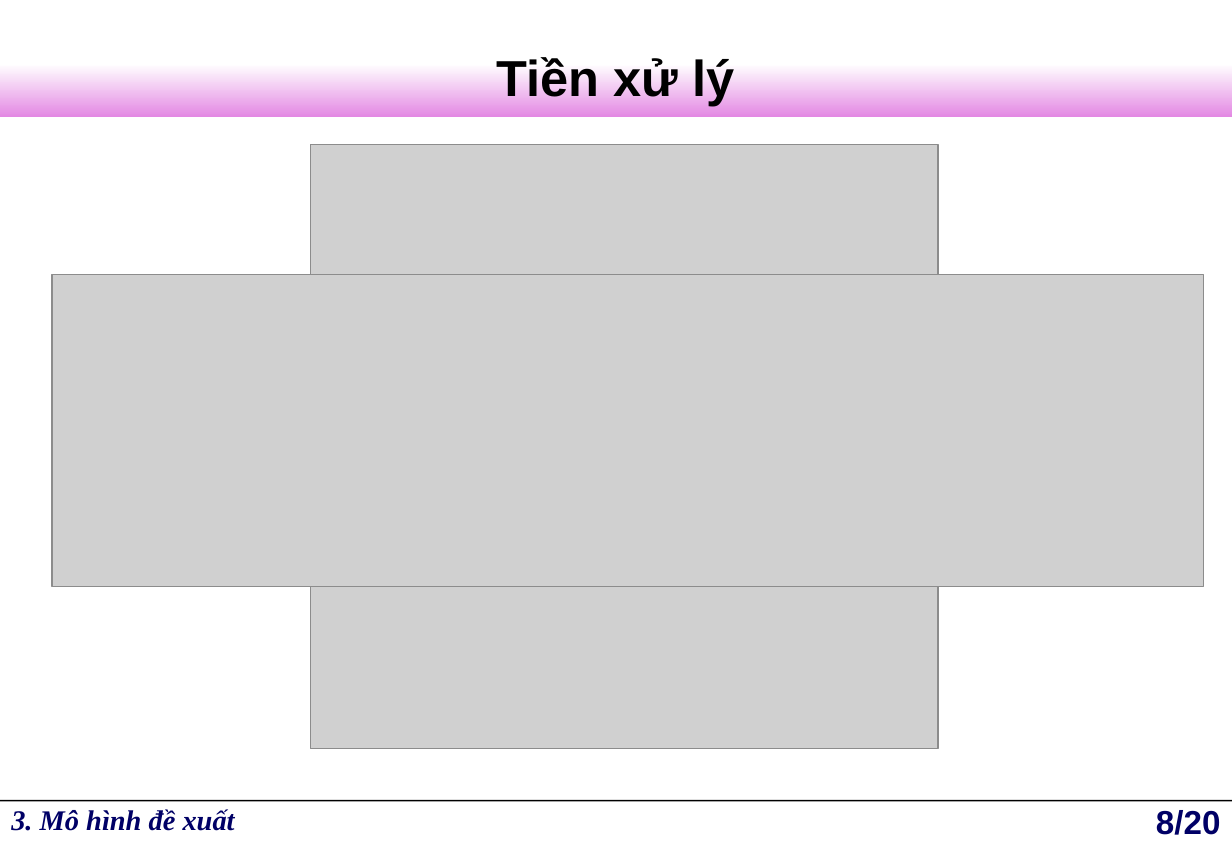
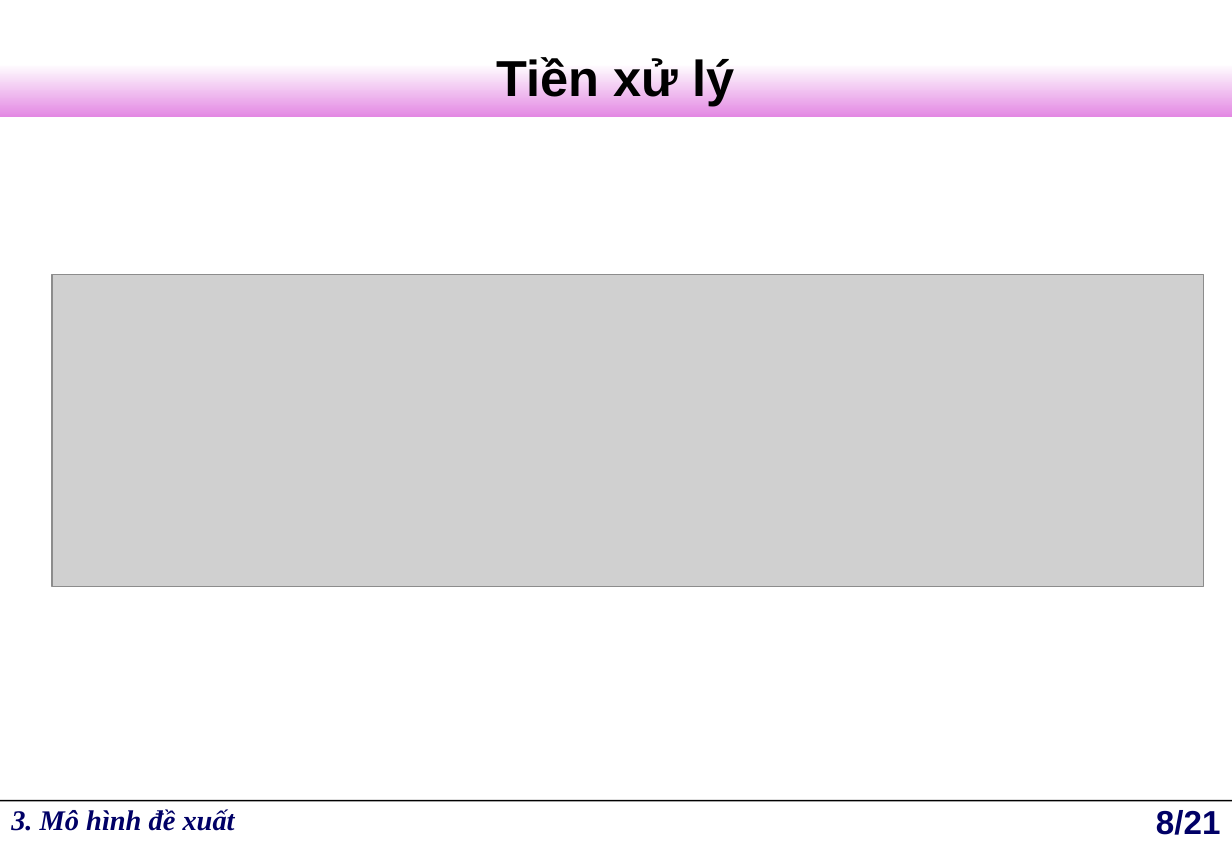
Before and after one commit to darian68/lv, a slide deck: slide 8 of Bao_Cao_Luan_Van.ppt. Drawn at 1232x853 pixels with LibreOffice and Linux fonts; fonts in the diff are those of the drawing; grey boxes stand for pictures; background and template pictures are left out. Boxes give left, top, right and bottom in pixels: in the first picture for what was removed or moved away, otherwise in the second. Text is boxed around its words. In the diff, an @@ line names an element or a change of style, - is before the commit and + after.

```diff
--- a/Bao_Cao_Luan_Van.ppt
+++ b/Bao_Cao_Luan_Van.ppt
@@ picture removed at (310,144,938,748) @@
@@ page number at (1156,810,1221,835): text changed @@
-8/20
+8/21
```
Also in this commit, not shown: 5 other slides changed, 1 slide added.
